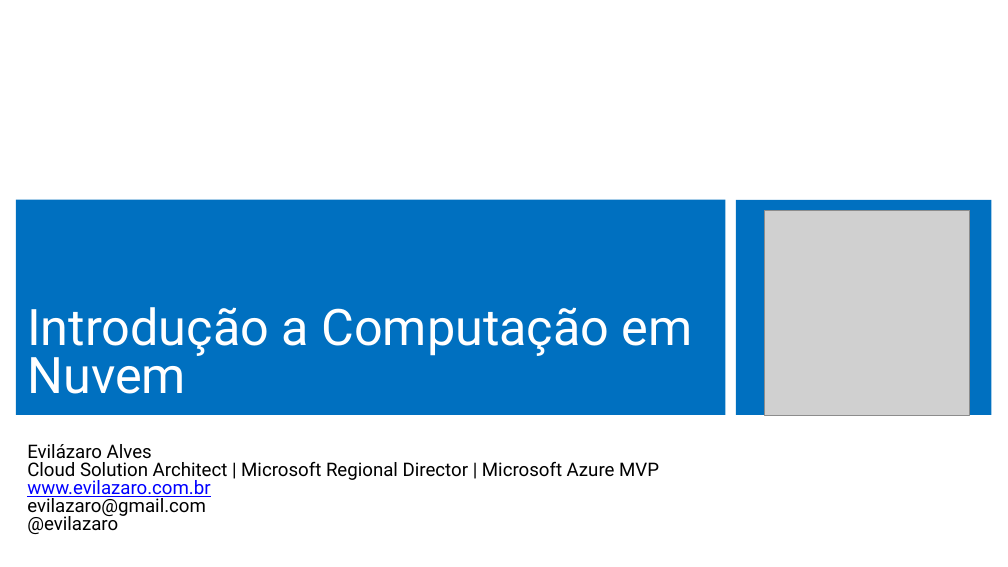
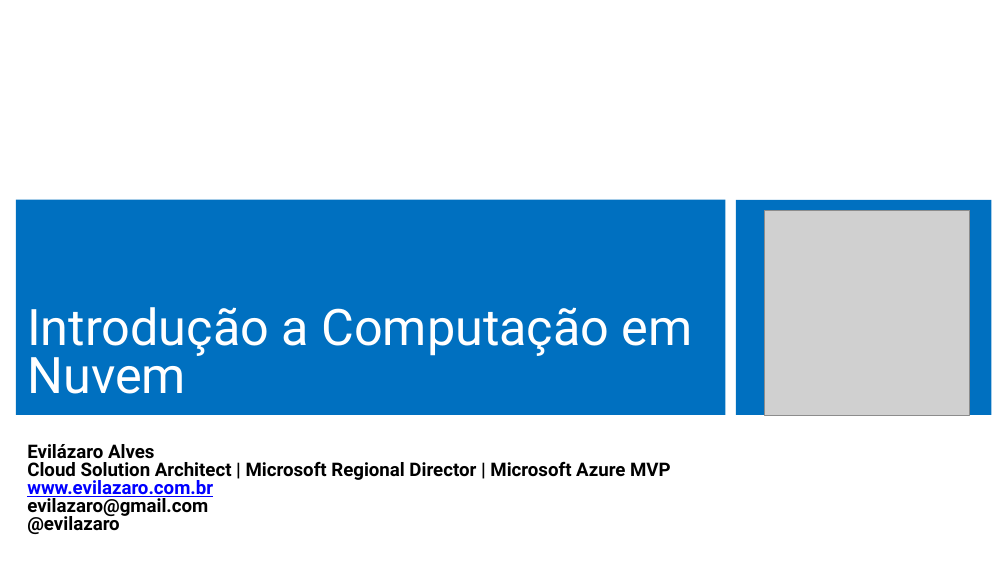
Before and after one commit to Evilazaro/MCSDAzureTraining, a slide deck: slide 1 of Introduction to Cloud Computing/Introduction to Cloud Computing.pptx. Drawn at 1008x567 pixels with LibreOffice and Linux fonts; fonts in the diff are those of the drawing; grey boxes stand for pictures. Boxes give left, top, right and bottom in pixels: in the first picture for what was removed or moved away, otherwise in the second. Text is boxed around its words. In the diff, an @@ line names an element or a change of style, - is before the commit and + after.

```diff
--- a/Introduction to Cloud Computing/Introduction to Cloud Computing.pptx
+++ b/Introduction to Cloud Computing/Introduction to Cloud Computing.pptx
@@ subtitle "Evilázaro Alves" at [27,444,671,534]: bold on @@
```
Also in this commit, not shown: 2 other slides changed, 7 slides added, 1 slide removed.
